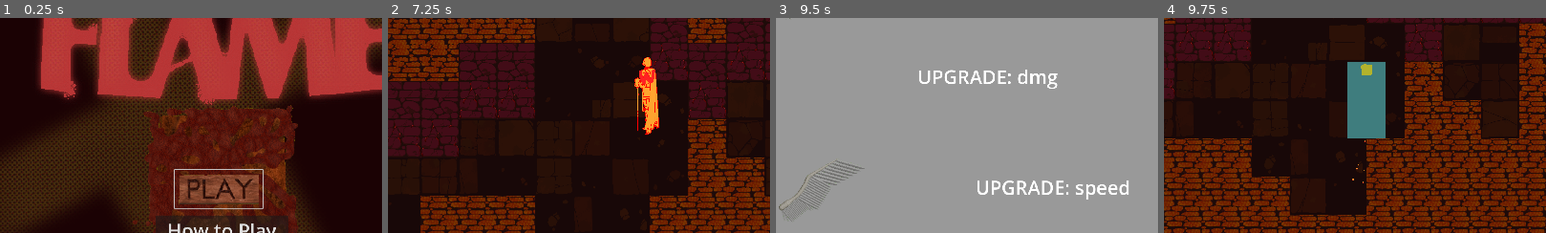
Above: before the commit, frames 1-4 (left to right).
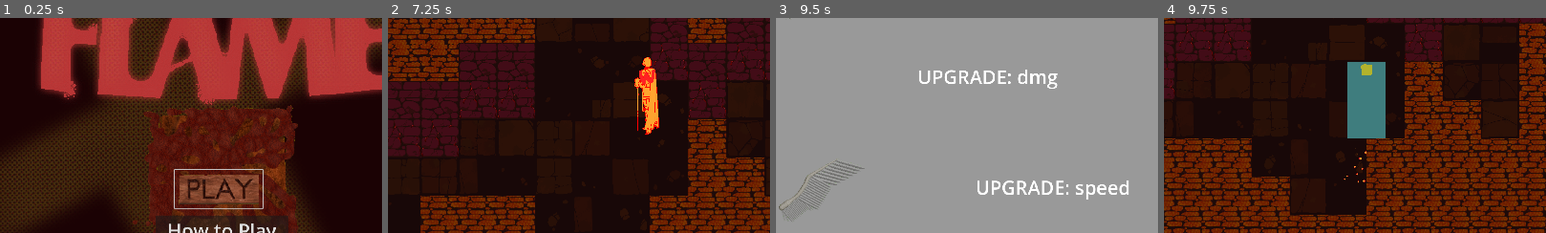
Above: after the commit, the same moments.

Repository: jible/capstone
Game: Godot game, scene res://scenes/testScenes/main_menu.tscn
Same seed, same stepped clock (60 frames per second), same inputs: the game is played once before the commit and once after it. The engine's default icon, where the game draws it, is replaced by a stand-in: a white triangle on a blue panel in a dark square.
Inputs (mouse positions are % of the whole screen's width and height, from its top left):
- Up to frame 1 (0.25 s): no input
- Up to frame 2 (7.25 s): click (50, 75) at 0.5 s; move the mouse to (72, 45) at 1.27 s; hold Right (right) 1.28-2.03 s; hold Space (attack) 1.28-2.03 s; move the mouse to (30, 55) at 2.02 s; hold Down (down) 2.03-2.78 s; tap Space (attack) at 2.1, 3.6 s; move the mouse to (60, 28) at 2.77 s; hold Right (right) 2.78-3.53 s; hold Space (attack) 2.78-3.53 s; move the mouse to (45, 70) at 3.52 s; hold Tab (OpenUpgrades) 3.53-4.28 s; move the mouse to (80, 65) at 4.27 s; hold Space (attack) 4.28-5.03 s; hold Left (left) 4.28-5.78 s; move the mouse to (20, 35) at 5.02 s; move the mouse to (55, 50) at 5.77 s; hold Down (down) 5.78-6.53 s; move the mouse to (35, 25) at 6.52 s; hold Right (right) from 6.53 s (still down)
- Up to frame 3 (9.5 s): move the mouse to (72, 45) at 7.27 s; release Right (right) at 7.28 s; hold Tab (OpenUpgrades) 7.28-8.03 s; move the mouse to (30, 55) at 8.02 s; hold Right (right) 8.03-8.78 s; tap Space (attack) at 8.1 s; move the mouse to (60, 28) at 8.77 s; hold Down (down) from 8.78 s (still down); hold Space (attack) from 8.78 s (still down)
- Up to frame 4 (9.75 s): move the mouse to (45, 70) at 9.52 s; release Down (down) at 9.53 s; release Space (attack) at 9.53 s; hold Left (left) from 9.53 s (still down); tap Space (attack) at 9.6 s
The pictures show only the part of the screen within x 21-71%, y 35-85%; the shares and areas given below are measured in that part.

Frames 1-3 are identical in both runs. In frame 4, less than 0.1% of the frame differs, in the area x 47-53%, y 56-77%.

Commit message:
Added an all time spawn cap

Diff:
--- a/level_manager.gd
+++ b/level_manager.gd
@@ -19,6 +19,7 @@
 var default_enemy_package = {
 	"max_concurrent_enemies": 5,
 	"required_enemies" : 1,
+	"all_time_spawns": 10,
 	"enemy_types":[
 		{
 			"name" : "infinimouth",
--- a/scripts/enemy_manager.gd
+++ b/scripts/enemy_manager.gd
@@ -10,6 +10,7 @@
 var live_enemies = 0
 var enemies_killed = 0
 var time_since_check = 0
+var enemies_spawned =0
 var spawn_time = .2
 var enemy_odds = []
 var enemy_pools: Dictionary = {}
@@ -51,6 +52,7 @@
 	var new_enemy = enemy_pools[enemy_type].add(get_tree().current_scene)
 	new_enemy.global_position = pos
 	live_enemies+=1
+	enemies_spawned += 1
 	pass
 
 
@@ -62,8 +64,8 @@
 	spawn an enemy there.
 	Add to current enemy count
 	'''
-	#if enemies_killed >= required_enemies:
-		#return
+	if enemies_spawned >= enemy_package.all_time_spawns || live_enemies >= max_concurrent_enemies:
+		return
 	time_since_check += delta
 	if time_since_check > spawn_time:
 		time_since_check -= spawn_time
